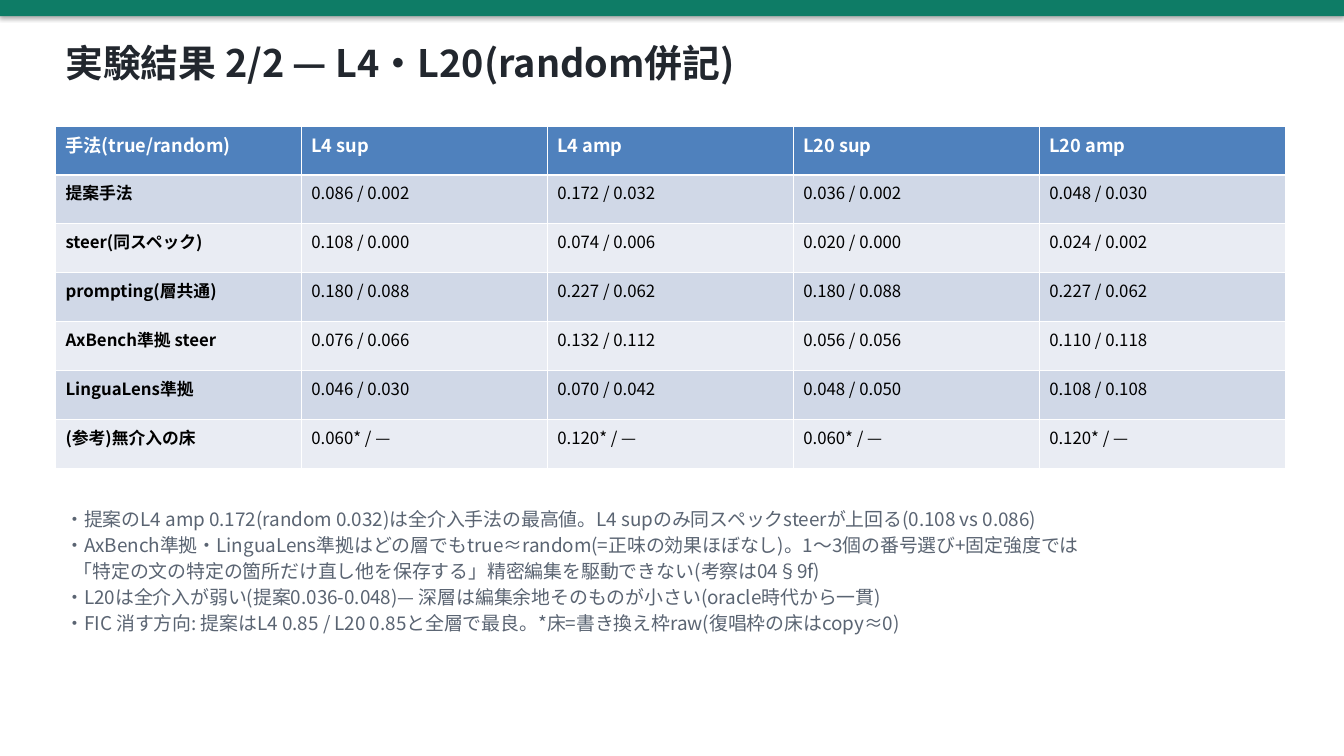
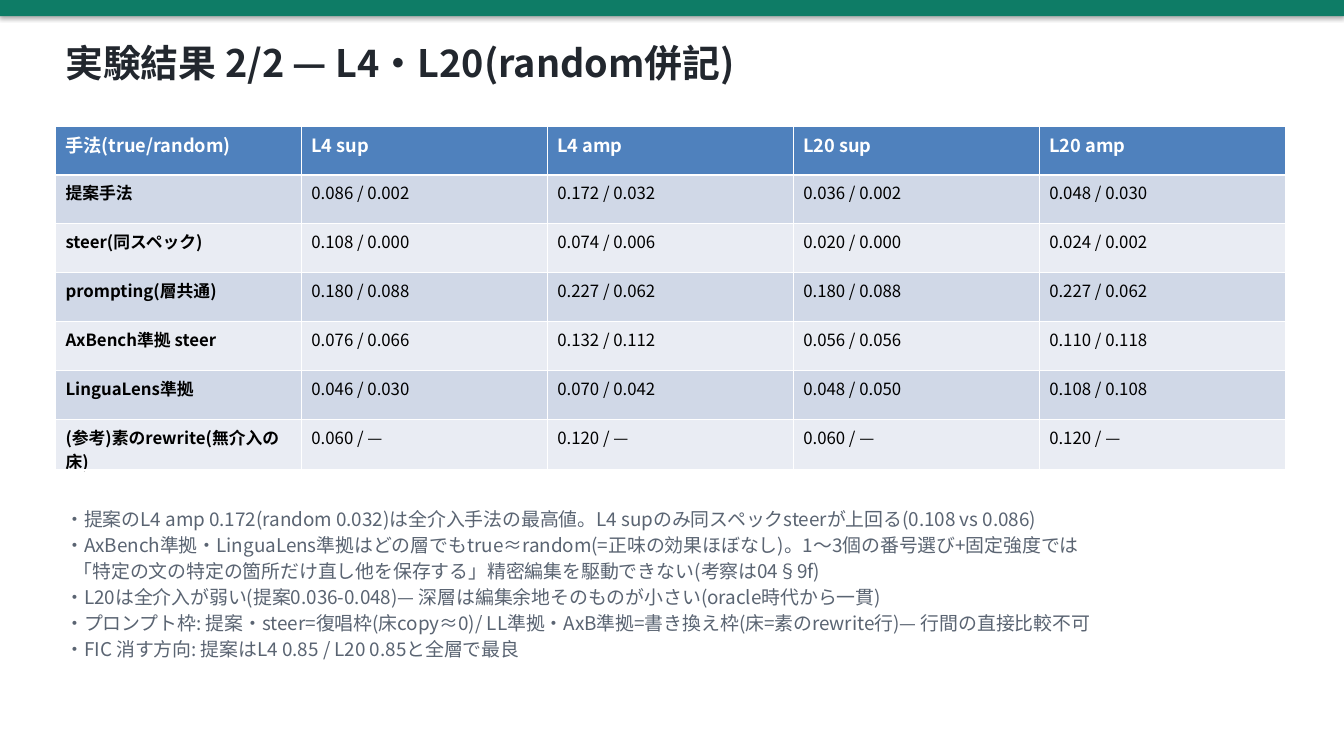
Before and after one commit to yohei-kobashi/SAE-LEWIS, a slide deck: slide 16 of slides/20260722_progress.pptx. Drawn at 1344x756 pixels with LibreOffice and Linux fonts; fonts in the diff are those of the drawing. Boxes give left, top, right and bottom in pixels: in the first picture for what was removed or moved away, otherwise in the second. Text is boxed around its words. In the diff, an @@ line names an element or a change of style, - is before the commit and + after.

```diff
--- a/slides/20260722_progress.pptx
+++ b/slides/20260722_progress.pptx
@@ table at [55,126,1286,473] @@
-row 7: (参考)無介入の床 | 0.060* / — | 0.120* / — | 0.060* / — | 0.120* / —
+row 7: (参考)素のrewrite(無介入の床) | 0.060 / — | 0.120 / — | 0.060 / — | 0.120 / —
@@ text at [65,614,1090,658]: text changed @@
-・FIC 消す方向: 提案はL4 0.85 / L20 0.85と全層で最良。*床=書き換え枠raw(復唱枠の床はcopy≈0)
+・プロンプト枠: 提案・steer=復唱枠(床copy≈0)/ LL準拠・AxB準拠=書き換え枠(床=素のrewrite行)— 行間の直接比較不可
+・FIC 消す方向: 提案はL4 0.85 / L20 0.85と全層で最良
```
Also in this commit, not shown: 1 other slide changed.
